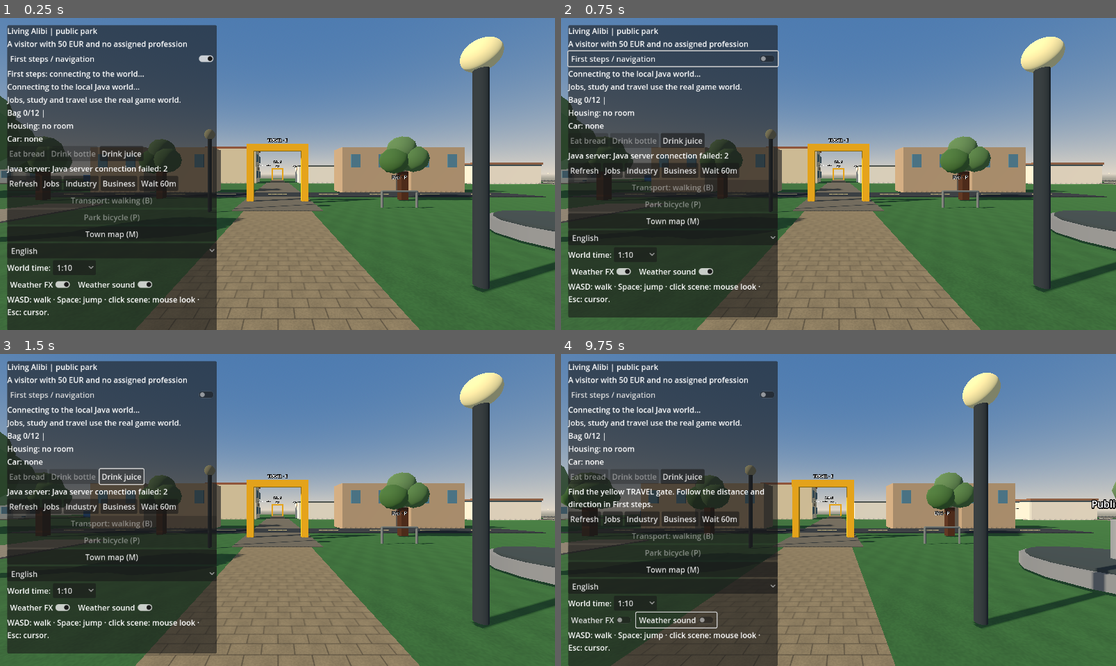
Above: before the commit, frames 1-4 (two rows, left to right).
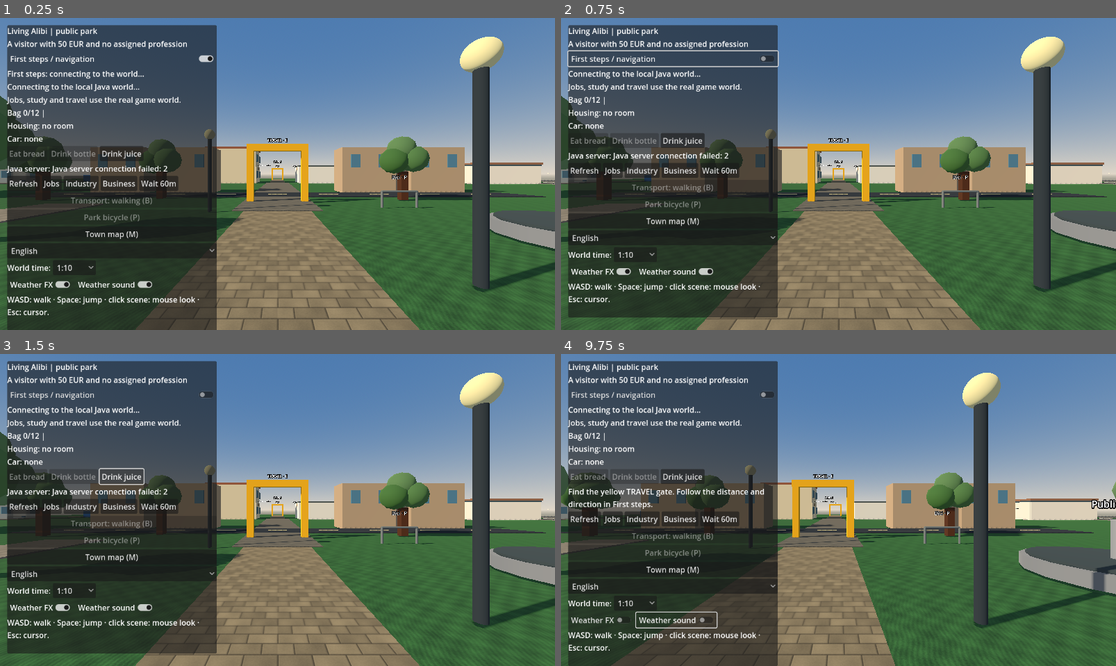
Above: after the commit, the same moments.

Repository: holovin777/living-alibi
Game: Godot game, scene res://scenes/park.tscn
The game is run twice, just before and just after one commit, with the same random seed, the same clock (stepped at 60 frames per second) and the same inputs.
Inputs (mouse positions are in pixels of both pictures, inside the frame that each line leads up to):
- Up to frame 1 (0.25 s): no input
- Up to frame 2 (0.75 s): click "First steps / navigation" at 0.5 s
- Up to frame 3 (1.5 s): click "Drink juice" at 1.25 s
- Up to frame 4 (9.75 s): click "Refresh" at 2 s; click "Jobs" at 2.75 s; click "Industry" at 3.5 s; click "Business" at 4.25 s; click "Wait 60m" at 5 s; click "Town map (M)" at 5.75 s; click "English" at 6.5 s; click "1:10" at 7.25 s; click "Weather FX" at 8 s; click "Weather sound" at 8.75 s; move the mouse to (960, 494) at 9.52 s; hold D from 9.53 s (still down); tap E at 9.6 s; click (960, 494) at 9.67 s

The runs differ from the first frame. In frame 1, less than 0.1% of the frame differs, in the area x 0-97%, y 80-100%; in frame 2, 0.1%; in frame 3, 0.1%; in frame 4, 0.1%, in the area x 0-97%, y 75-100%.

Commit message:
Add detailed procedural grass, asphalt and staggered stone textures

Diff:
--- a/godot/scripts/TownVisuals.gd
+++ b/godot/scripts/TownVisuals.gd
@@ -1,25 +1,49 @@
 extends RefCounted
-## Original, lightweight procedural textures for the Compatibility renderer.
+## Original, seamless procedural textures for the Compatibility renderer.
 ## Created once per scene, shared by every loaded district.
+const SIZE := 256
+
 static func texture(kind: String) -> ImageTexture:
-    var img := Image.create(128,128,false,Image.FORMAT_RGB8)
+    var img := Image.create(SIZE,SIZE,false,Image.FORMAT_RGB8)
     var rng := RandomNumberGenerator.new()
-    rng.seed=7319
-    for y in range(128):
-        for x in range(128):
-            var grain := rng.randf_range(-0.045,0.045)
-            var broad := sin(float(x)*TAU/32.0)*sin(float(y)*TAU/64.0)*0.035
-            var value := clampf(0.86+grain+broad,0.0,1.0)
-            if kind=="paving":
-                var shifted := x+(16 if (y/16)%2==1 else 0)
-                if y%16==0 or shifted%32==0:
-                    value=0.55+grain
+    rng.seed = 7319
+    for y in range(SIZE):
+        for x in range(SIZE):
+            var u := float(x) / SIZE
+            var v := float(y) / SIZE
+            var grain := rng.randf_range(-0.07,0.07)
+            var broad := sin(u*TAU*4.0)*sin(v*TAU*2.0)*0.05
+            var value := 0.86+grain+broad
+            if kind == "grass":
+                # Fine interleaved blades and larger irregular tufts.
+                var blades := sin(TAU*(u*47.0+v*13.0)+sin(v*TAU*5.0)*2.0)
+                var clumps := sin(u*TAU*7.0)*cos(v*TAU*9.0)
+                value = 0.79 + 0.065*blades + 0.085*clumps + broad + grain
+            elif kind == "asphalt":
+                # Mineral aggregate, mottled patches and occasional pale grit.
+                value = 0.76 + broad + grain*1.35
+                if rng.randf() < 0.045:
+                    value += 0.16
+            elif kind == "paving":
+                # Staggered stonework with darker mortar and lit beveled edges.
+                var row := floori(float(y)/32.0)
+                var sx := (x + (32 if row%2 == 1 else 0))%64
+                var sy := y%32
+                var tile_variation := sin(float(row*17+floori(float(x+(32 if row%2 == 1 else 0))/64.0)*29))*0.065
+                value = 0.85 + tile_variation + grain*0.6 + broad
+                if sx < 2 or sy < 2:
+                    value = 0.48 + grain
+                elif sx == 2 or sy == 2:
+                    value += 0.10
+                elif sx >= 62 or sy >= 30:
+                    value -= 0.11
+            value = clampf(value,0.0,1.0)
             img.set_pixel(x,y,Color(value,value,value))
     img.generate_mipmaps()
     return ImageTexture.create_from_image(img)
 
 static func surface(mat: StandardMaterial3D, tex: Texture2D, scale: float) -> void:
-    mat.albedo_texture=tex
-    mat.uv1_triplanar=true
-    mat.uv1_scale=Vector3.ONE*scale
-    mat.roughness=0.94
+    mat.albedo_texture = tex
+    mat.uv1_triplanar = true
+    mat.uv1_scale = Vector3.ONE*scale
+    mat.roughness = 0.94
